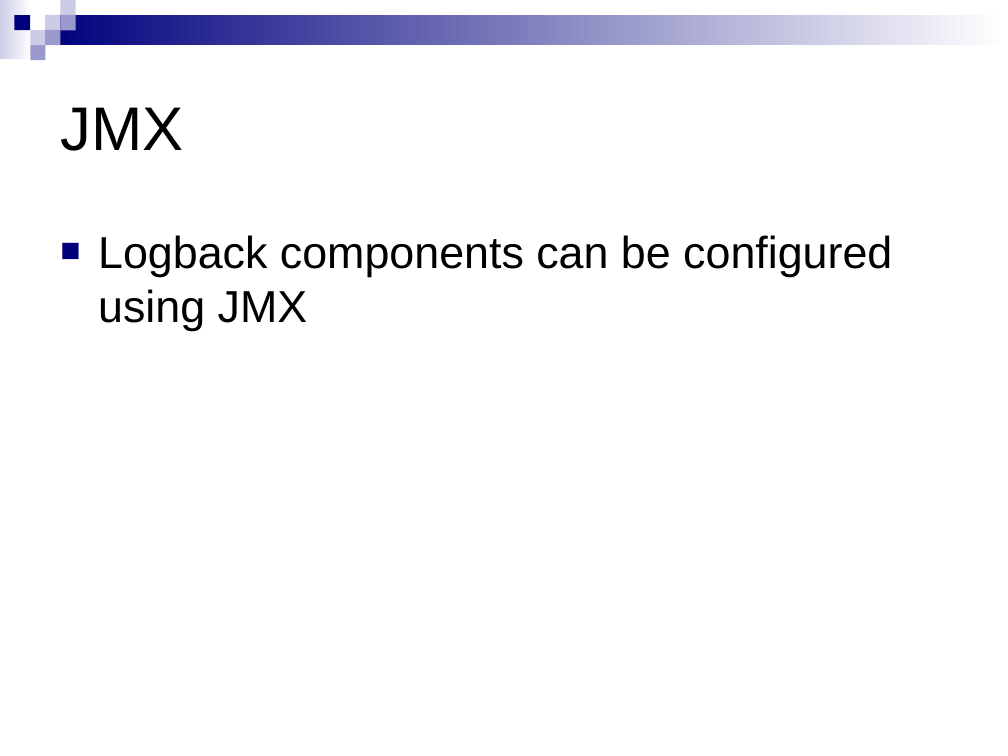
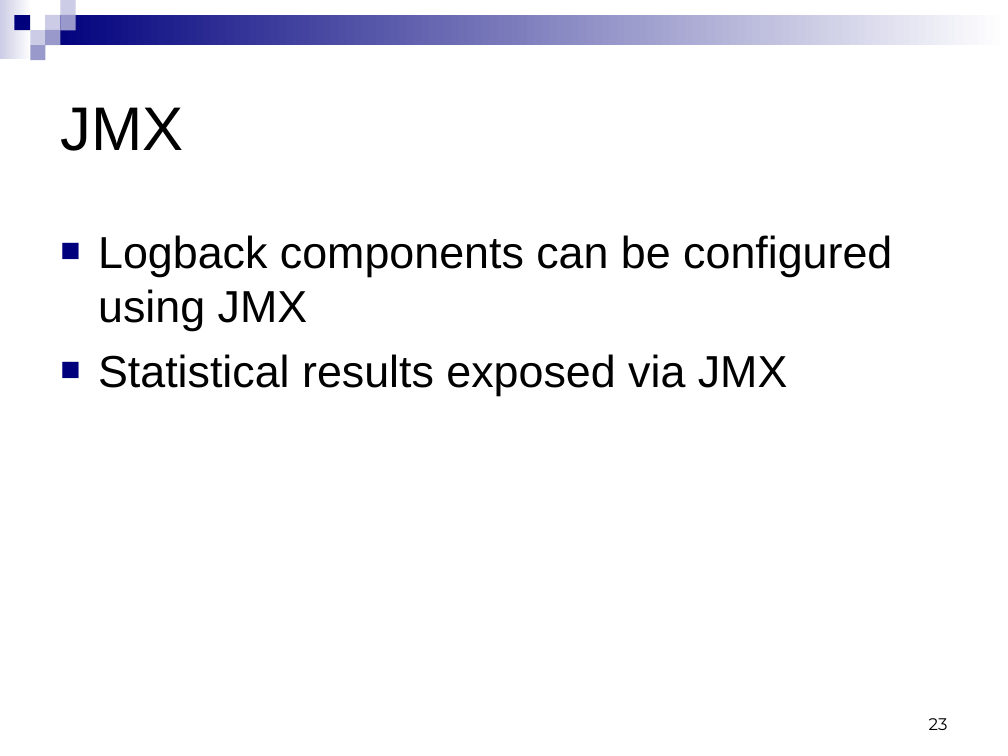
Before and after one commit to qos-ch/logback, a slide deck: slide 23 of logback-site/src/site/resources/10reasons.ppt. Drawn at 1008x756 pixels with LibreOffice and Linux fonts; fonts in the diff are those of the drawing; background and template pictures are left out. Boxes give left, top, right and bottom in pixels: in the first picture for what was removed or moved away, otherwise in the second. Text is boxed around its words. In the diff, an @@ line names an element or a change of style, - is before the commit and + after.

```diff
--- a/logback-site/src/site/resources/10reasons.ppt
+++ b/logback-site/src/site/resources/10reasons.ppt
@@ text at [98, 354, 788, 396]: paragraph added @@
+■ Statistical results exposed via JMX
@@ page number added at [929, 718, 948, 730], 12 pt, text #000000 @@
+23
```
Also in this commit, not shown: 25 other slides changed, 3 other files.
